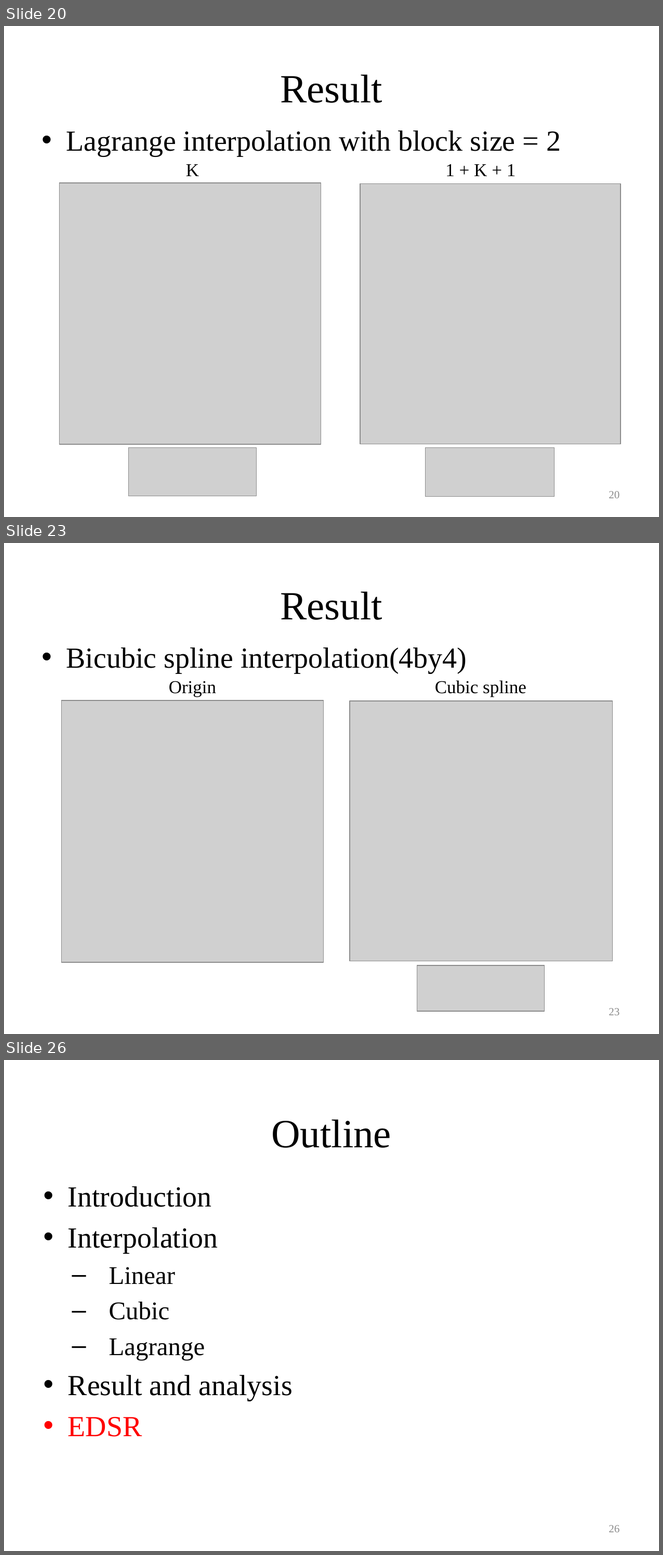
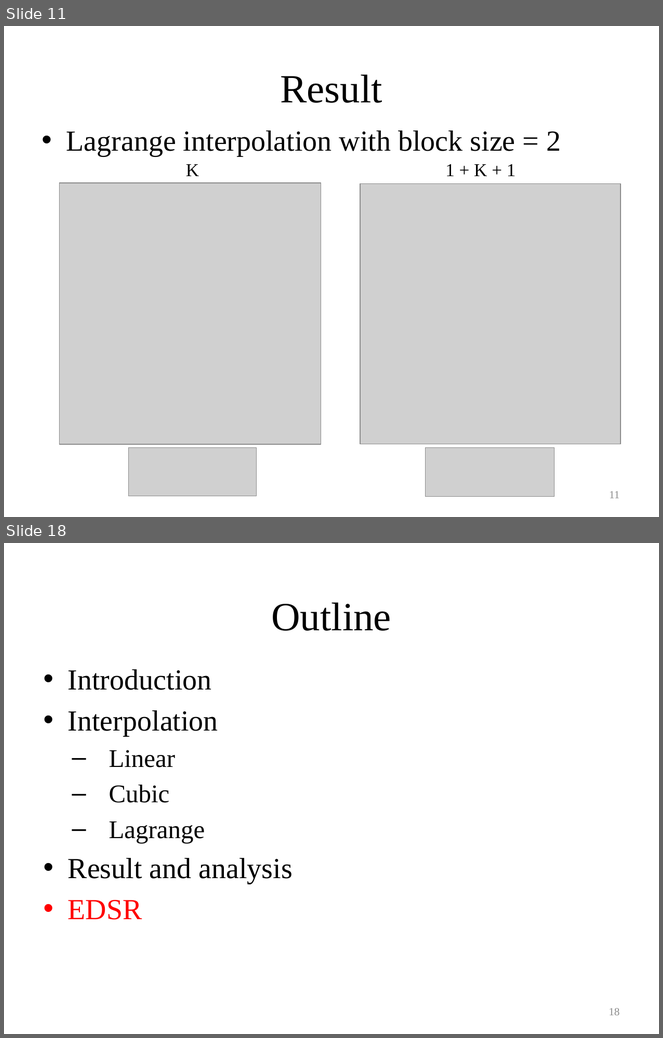
Before and after one commit to ttcpsntpc/Neumerical-Analysis, a slide deck: Lagrange interpolation/專題/專題決賽報告檔.pptx. Shown one above the other, each under a label of ours: slides 20, 23 and 26 before the commit, slides 11 and 18 after it; the slides between them are not shown. The pictures are 663x1555 and 663x1038 pixels, drawn with LibreOffice and Linux fonts; fonts in the diff are those of the drawing; grey boxes stand for pictures. Boxes give left, top, right and bottom in pixels: in the first picture for what was removed or moved away, otherwise in the second. Text is boxed around its words. In the diff, an @@ line names an element or a change of style, - is before the commit and + after.

```diff
--- a/Lagrange interpolation/專題/專題決賽報告檔.pptx
+++ b/Lagrange interpolation/專題/專題決賽報告檔.pptx
@@ slide 23 removed at bbox=[4, 543, 659, 1034], background #FFFFFF @@
@@ title removed at bbox=[280, 591, 382, 620] @@
-Result
@@ text removed at bbox=[66, 648, 467, 674] @@
-• Bicubic spline interpolation(4by4)
@@ text removed at bbox=[169, 681, 216, 697] @@
-Origin
@@ text removed at bbox=[435, 680, 527, 697] @@
-Cubic spline
@@ picture removed at bbox=[62, 701, 324, 963] @@
@@ picture removed at bbox=[350, 701, 613, 961] @@
@@ picture removed at bbox=[417, 966, 545, 1012] @@
@@ page number removed at bbox=[609, 1008, 620, 1016] @@
-23
@@ what was slide 20 is now slide 11 @@
@@ page number at bbox=[609, 491, 620, 499]: text changed @@
-20
+11
@@ what was slide 26 is now slide 18 @@
@@ page number at bbox=[609, 1008, 620, 1016]: text changed @@
-26
+18
```
Also in this commit, not shown: 11 slides changed, 6 slides added, 18 other slides removed.
